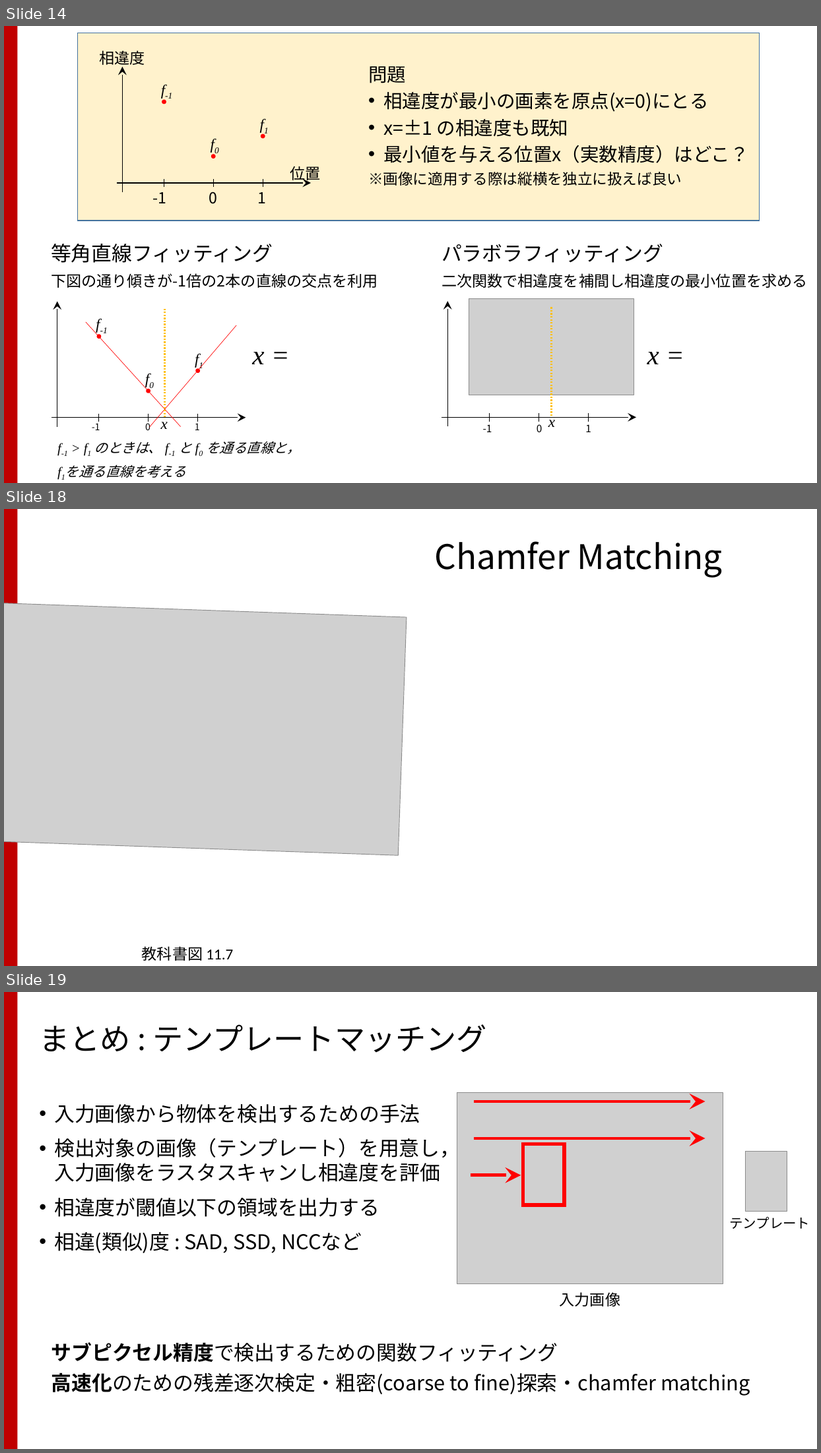
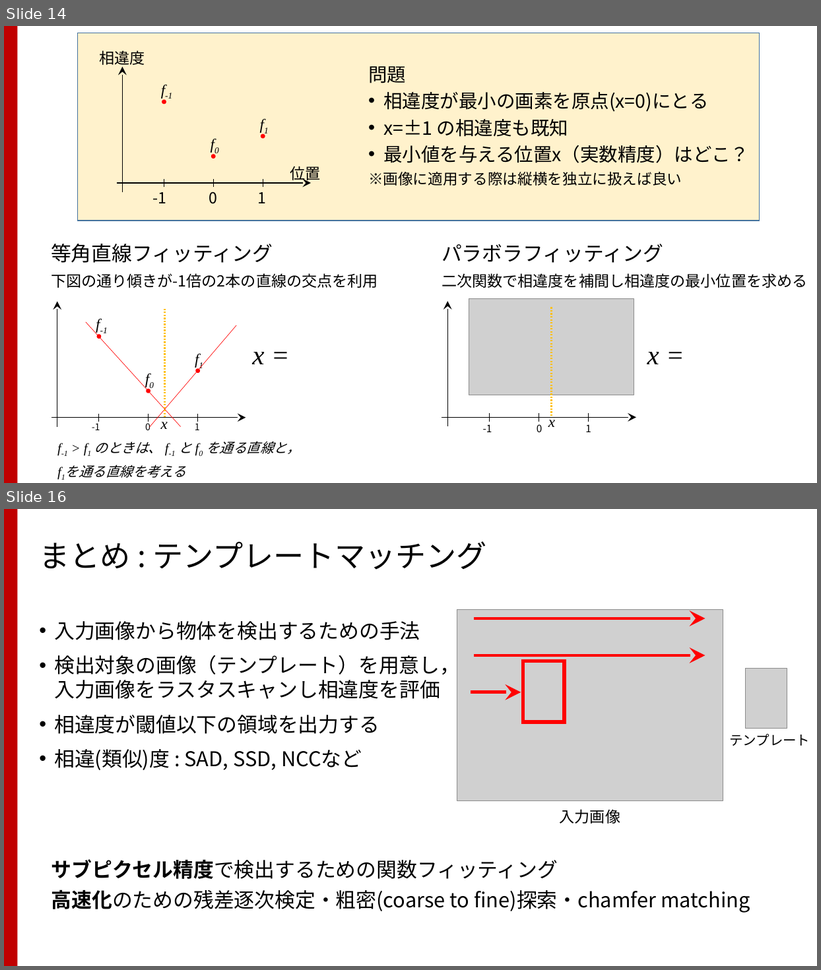
Before and after one commit to TakashiIjiri/TakashiIjiri.github.io, a slide deck: classes/dm2020_2/dm1.pptx. Shown one above the other, each under a label of ours: slides 14, 18 and 19 before the commit, slides 14 and 16 after it; the slides between them are not shown. The pictures are 821x1453 and 821x970 pixels, drawn with LibreOffice and Linux fonts; fonts in the diff are those of the drawing; grey boxes stand for pictures. Boxes give left, top, right and bottom in pixels: in the first picture for what was removed or moved away, otherwise in the second. Text is boxed around its words. In the diff, an @@ line names an element or a change of style, - is before the commit and + after.

```diff
--- a/classes/dm2020_2/dm1.pptx
+++ b/classes/dm2020_2/dm1.pptx
@@ slide 18 removed at (4,509,817,966), background #FFFFFF; not listed: 1 template element that a slide beside it also shows @@
@@ title removed at (435,541,723,578) @@
-Chamfer Matching
@@ picture removed at (4,603,407,855) @@
@@ text removed at (142,947,233,961) @@
-教科書図 11.7
@@ what was slide 19 is now slide 16 @@
```
Also in this commit, not shown: 5 slides changed, 4 slides added, 5 other slides removed, 10 other files.
